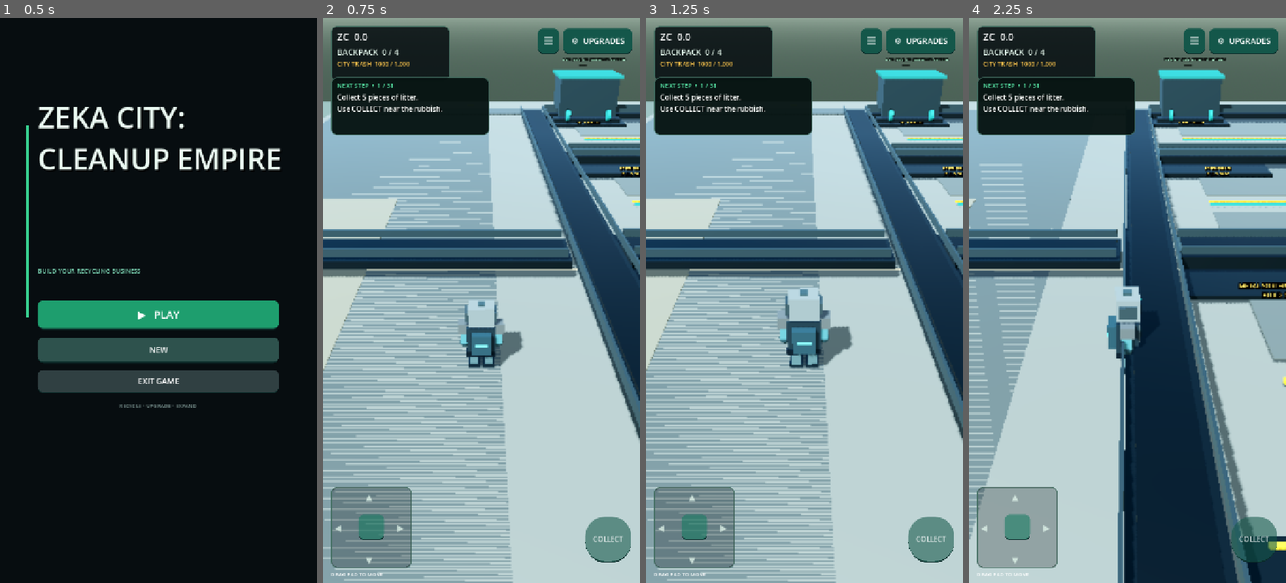
Above: before the commit, frames 1-4 (left to right).
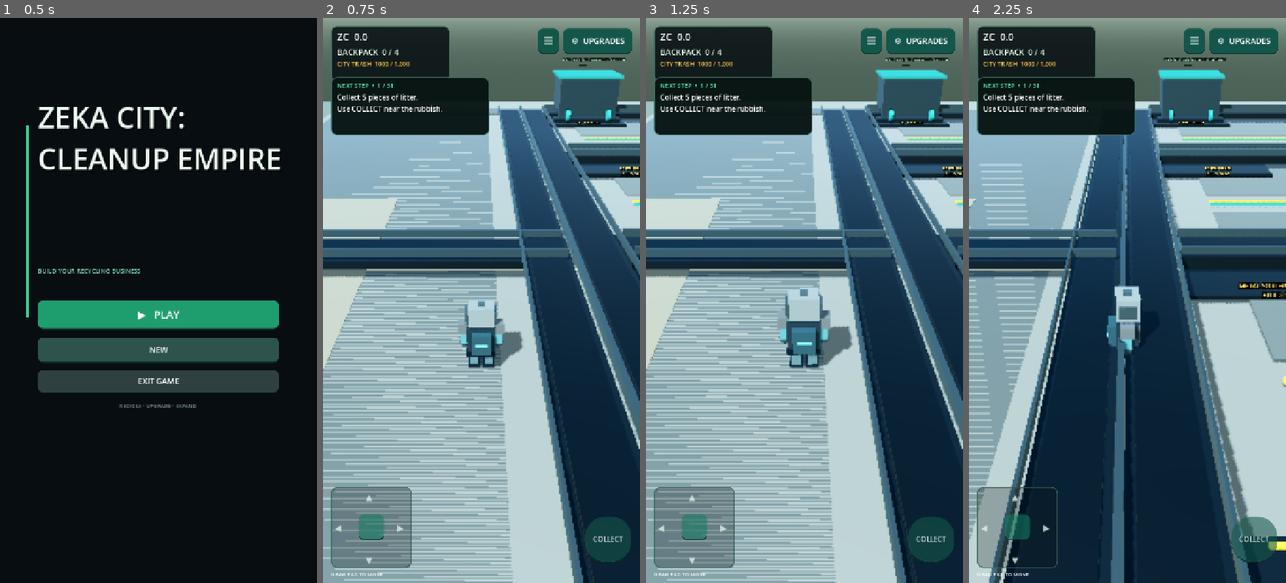
Above: after the commit, the same moments.

Repository: zekainstabot/trash-empire
Game: Godot game, scene res://Scenes/Main.tscn
Two runs of this game, one before a commit and one after it. Both use one fixed random seed, a clock stepped at 60 frames per second and the inputs below.
Inputs (mouse positions are in pixels of both pictures, inside the frame that each line leads up to):
- Up to frame 1 (0.5 s): no input
- Up to frame 2 (0.75 s): click "▶ PLAY" at 0.5 s
- Up to frame 3 (1.25 s): no input
- Up to frame 4 (2.25 s): move the mouse to (1197, 272) at 1.27 s; hold D (move_right) 1.28-2 s; click (1197, 272) at 1.42 s; drag from (1064, 328) to (1111, 413) at 2.02 s

Frame 1 is identical in both runs. In frame 2, 16% of the frame differs, in the area x 54-100%, y 15-100%; in frame 3, 16%; in frame 4, 19%, in the area x 6-50%, y 20-100%.

Commit message:
Add shared waste feed conveyor behind first machines

Diff:
--- a/Scripts/main.gd
+++ b/Scripts/main.gd
@@ -3840,6 +3840,15 @@
 	for side_x in [146.12, 147.88]:
 		_box("WasteFeedDistributorRail", Vector3(side_x, 1.08, 0.0), Vector3(0.08, 0.28, 53.5), steel, false)
 
+	# New cross-feed conveyor runs behind all five first-stage machines.
+	_box("FactoryFirstMachineFeedFrame", Vector3(145.2, 0.68, 0.0), Vector3(1.55, 0.30, 54.0), dark_steel, false)
+	_box("FactoryFirstMachineFeedBelt", Vector3(145.2, 0.89, 0.0), Vector3(1.18, 0.08, 53.5), belt_color, false)
+	for side_x in [144.36, 146.04]:
+		_box("FactoryFirstMachineFeedRail", Vector3(side_x, 1.08, 0.0), Vector3(0.08, 0.28, 53.5), steel, false)
+	for roller_z in range(-26, 27, 2):
+		var feed_roller := _cylinder("FactoryFirstMachineFeedRoller", Vector3(145.2, 0.88, float(roller_z)), 0.045, 1.05, Color(0.12, 0.16, 0.17), false)
+		feed_roller.rotation_degrees.x = 90.0
+
 	mega_factory_machine_labels.clear()
 	for row in range(5):
 		var z := _factory_row_z(row)
@@ -4976,8 +4985,8 @@
 	tween.set_trans(Tween.TRANS_SINE)
 	tween.set_ease(Tween.EASE_IN_OUT)
 	tween.tween_property(selected_item, "global_position", Vector3(137.0, 1.25, 0.0), 0.8)
-	tween.tween_property(selected_item, "global_position", Vector3(146.0, 1.25, 0.0), 0.8)
-	tween.tween_property(selected_item, "global_position", Vector3(147.0, 1.25, target_z), 0.65)
+	tween.tween_property(selected_item, "global_position", Vector3(145.2, 1.25, 0.0), 0.8)
+	tween.tween_property(selected_item, "global_position", Vector3(145.2, 1.25, target_z), 0.65)
 	tween.tween_property(selected_item, "global_position", Vector3(150.4, 1.25, target_z), 0.45)
 	tween.tween_callback(_finish_waste_feed_item.bind(selected_item, selected_row))
 
